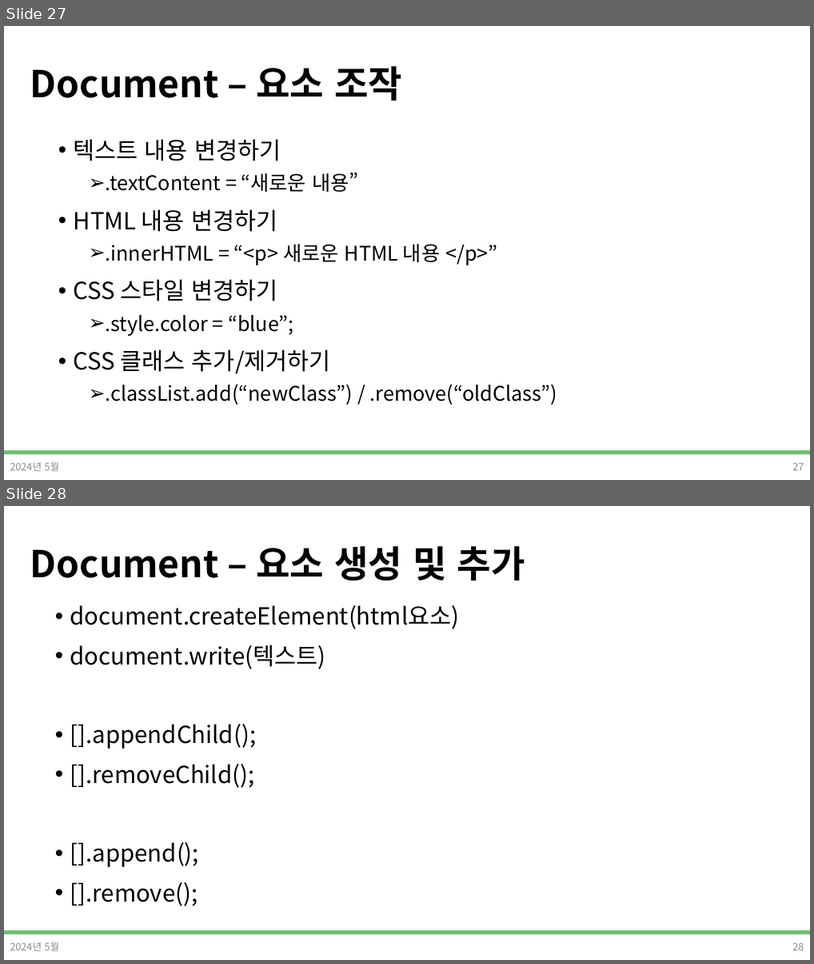
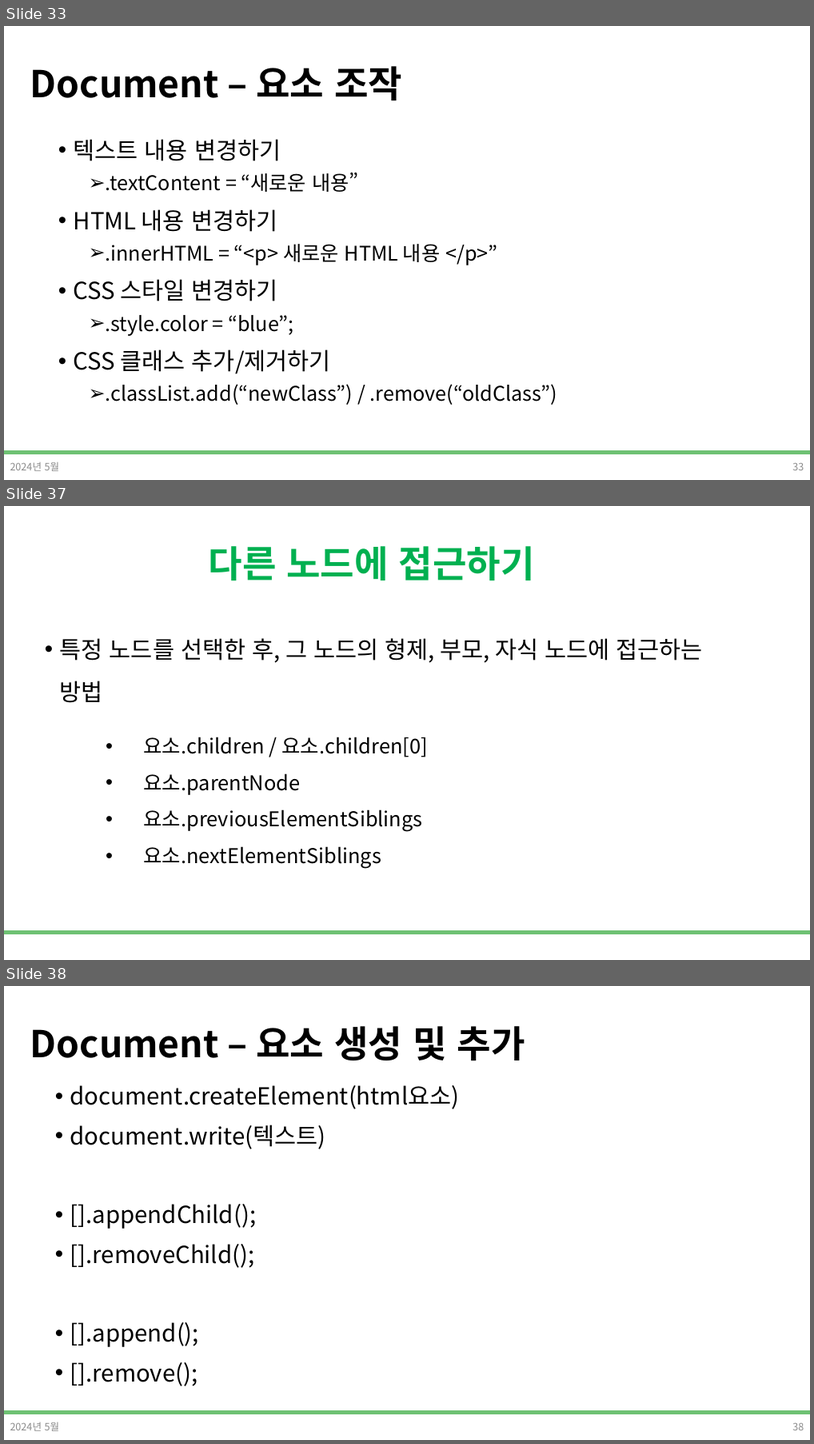
Before and after one commit to DevDamon0527/SeSAC_Yeongdeungpo_Campus_6th, a slide deck: material/[SeSAC_YDP_6] 04_2_Javascript_표준객체,DOM.pptx. Shown one above the other, each under a label of ours: slides 27 and 28 before the commit, slides 33, 37 and 38 after it; the slides between them are not shown. The pictures are 814x964 and 814x1444 pixels, drawn with LibreOffice and Linux fonts; fonts in the diff are those of the drawing; background and template pictures are left out. Boxes give left, top, right and bottom in pixels: in the first picture for what was removed or moved away, otherwise in the second. Text is boxed around its words. In the diff, an @@ line names an element or a change of style, - is before the commit and + after.

```diff
--- a/material/[SeSAC_YDP_6] 04_2_Javascript_표준객체,DOM.pptx
+++ b/material/[SeSAC_YDP_6] 04_2_Javascript_표준객체,DOM.pptx
@@ slide 37 added at <box>4,506,810,960</box>, background #FFFFFF; not listed: 1 template element that a slide beside it also shows @@
@@ title added at <box>209,546,535,580</box>, 44 pt, text #00B050, bold @@
+다른 노드에 접근하기
@@ text added at <box>60,638,703,703</box>, 28 pt, text #000000 @@
+• 특정 노드를 선택한 후, 그 노드의 형제, 부모, 자식 노드에 접근하는 방법
@@ text added at <box>144,736,428,868</box>, 24.2 pt, text #000000 @@
+• 요소.children / 요소.children[0]
+• 요소.parentNode
+• 요소.previousElementSiblings
+• 요소.nextElementSiblings
@@ what was slide 27 is now slide 33 @@
@@ page number at <box>793,463,804,470</box>: text changed @@
-27
+33
@@ what was slide 28 is now slide 38 @@
```
Also in this commit, not shown: 2 slides changed, 16 other slides added, 7 other files.
